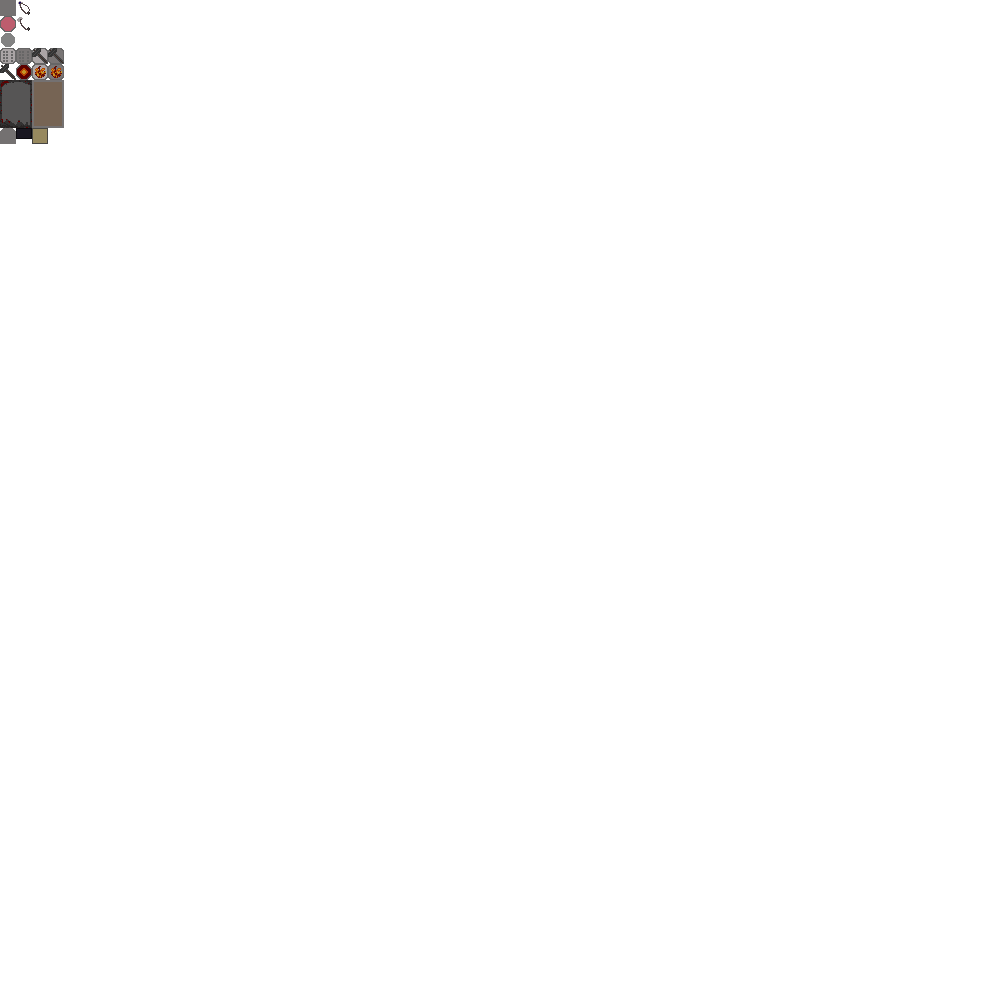
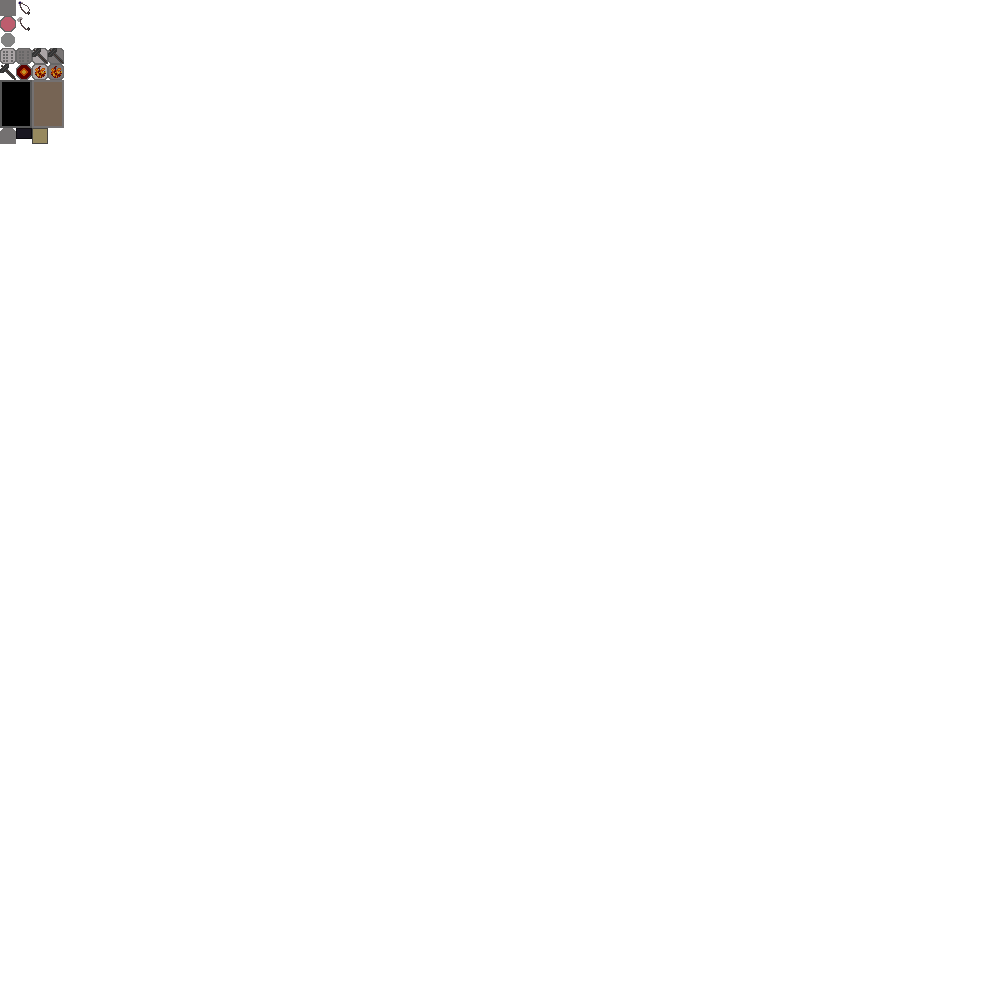
Layers edited between the first and the second w=1000, h=1000 image:
painted on "Background" over 0, 80, 32, 128
